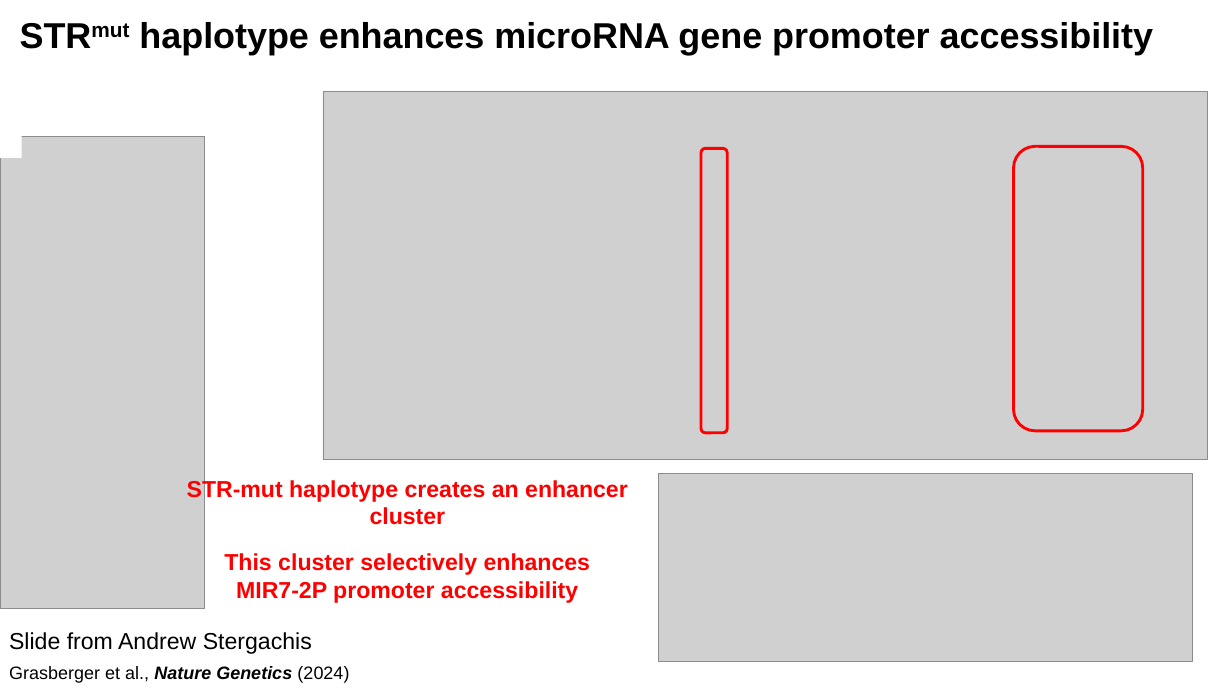
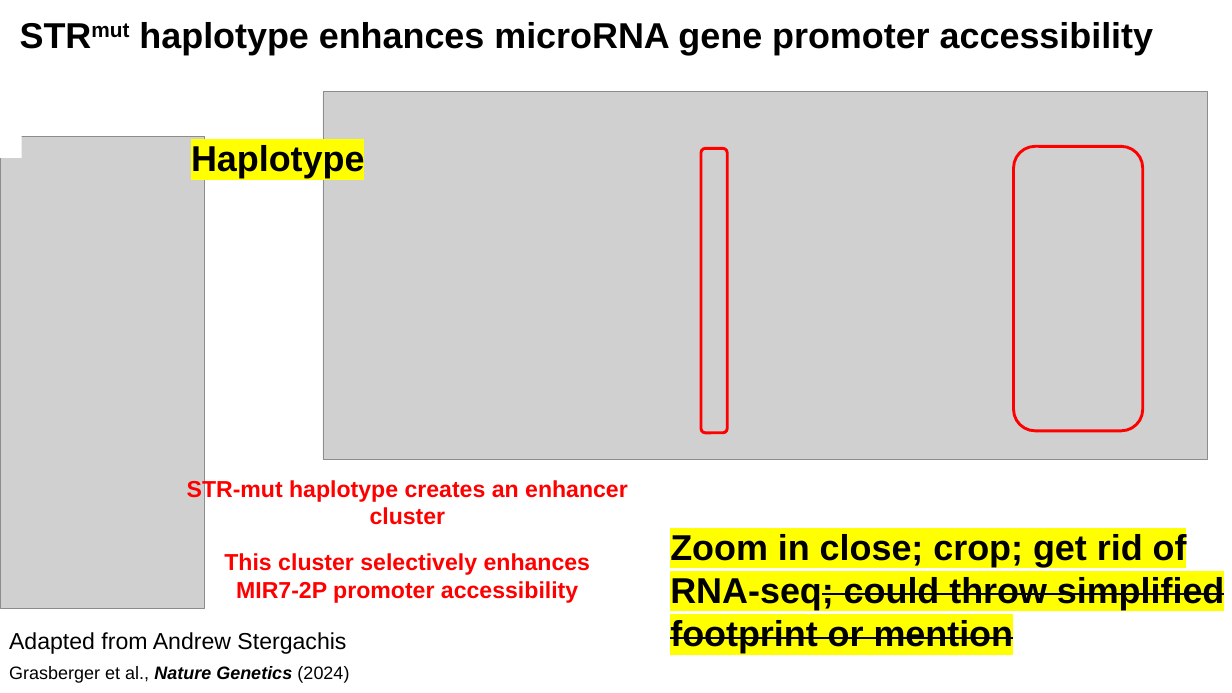
Before and after one commit to christylaflamme/fiber-seq-workshop, a slide deck: slide 11 of slides/LaFlamme_fiber-seq_CSHL_workshop_slide_deck.pptx. Drawn at 1232x693 pixels with LibreOffice and Linux fonts; fonts in the diff are those of the drawing; grey boxes stand for pictures. Boxes give left, top, right and bottom in pixels: in the first picture for what was removed or moved away, otherwise in the second. Text is boxed around its words. In the diff, an @@ line names an element or a change of style, - is before the commit and + after.

```diff
--- a/slides/LaFlamme_fiber-seq_CSHL_workshop_slide_deck.pptx
+++ b/slides/LaFlamme_fiber-seq_CSHL_workshop_slide_deck.pptx
@@ text added at [191, 145, 364, 178], 28 pt, text #000000, bold @@
+Haplotype
@@ picture removed at [659, 474, 1193, 662] @@
@@ text added at [670, 532, 1224, 653], 28 pt, text #000000, bold, strikethrough @@
+Zoom in close; crop; get rid of RNA-seq; could throw simplified footprint or mention
@@ text at [9, 632, 346, 654]: text changed @@
-Slide from Andrew Stergachis
+Adapted from Andrew Stergachis
```
Also in this commit, not shown: 1 other slide changed, 2 slides removed, 1 other file.
